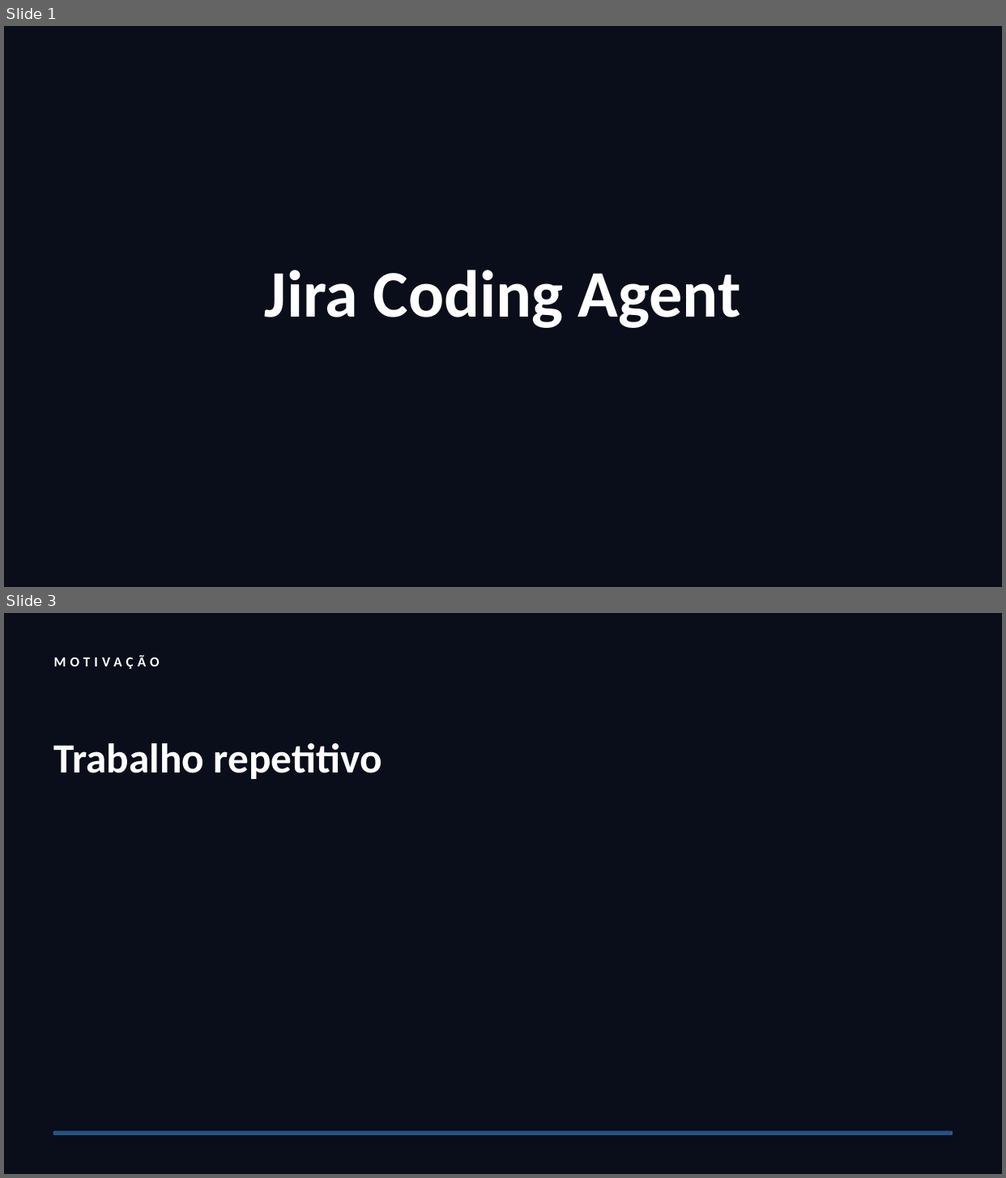
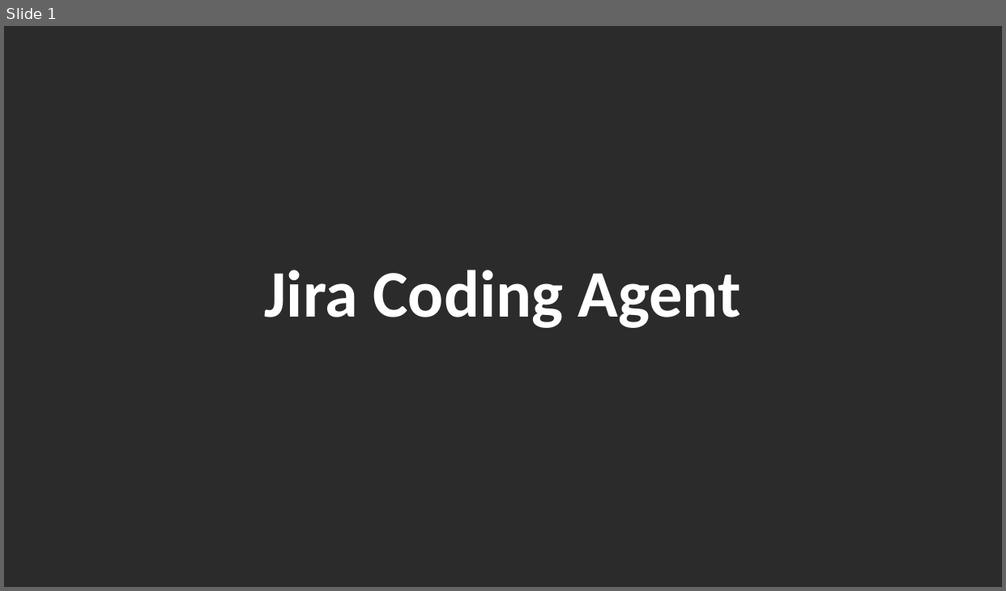
Before and after one commit to smsilva/wasp-agent, a slide deck: docs/presentations/2026-06-15-jira-coding-agent.pptx. Shown one above the other, each under a label of ours: slides 1 and 3 before the commit, slide 1 after it; the slides between them are not shown. The pictures are 1006x1178 and 1006x591 pixels, drawn with LibreOffice and Linux fonts; fonts in the diff are those of the drawing; background and template pictures are left out; a plain dark background stands for a picture behind light text. Boxes give left, top, right and bottom in pixels: in the first picture for what was removed or moved away, otherwise in the second. Text is boxed around its words. In the diff, an @@ line names an element or a change of style, - is before the commit and + after.

```diff
--- a/docs/presentations/2026-06-15-jira-coding-agent.pptx
+++ b/docs/presentations/2026-06-15-jira-coding-agent.pptx
@@ slide 3 removed at (4, 613, 1002, 1174), background #0A0E1A @@
@@ text removed at (54, 655, 160, 669) @@
-MOTIVAÇÃO
@@ text removed at (54, 743, 382, 779) @@
-Trabalho repetitivo
@@ rectangle removed at (54, 1132, 952, 1135) @@
@@ slide 1 changed as well @@
@@ background #0A0E1A to picture (left out) @@
```
Also in this commit, not shown: 17 other slides changed, 11 slides added, 10 other slides removed, 2 other files.
